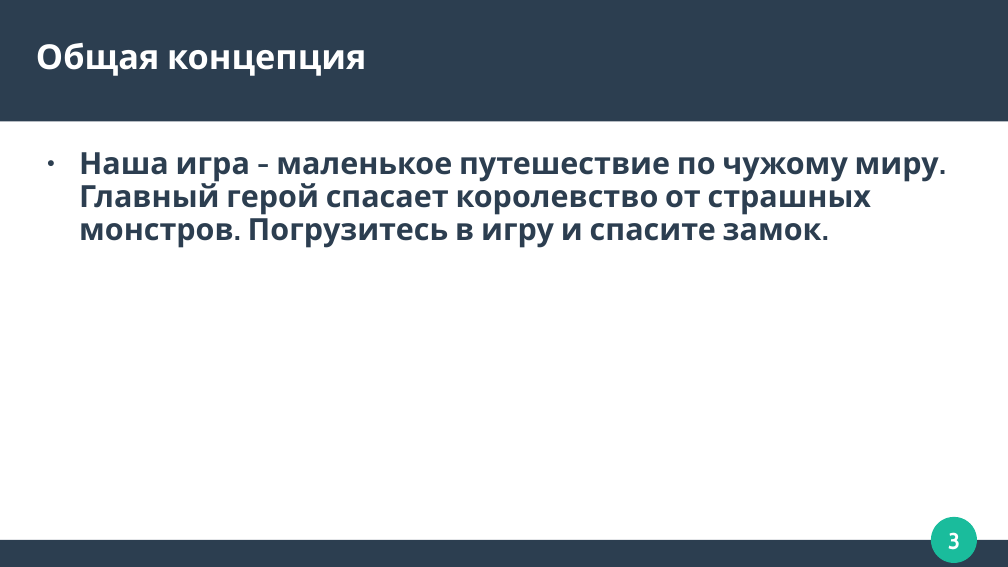
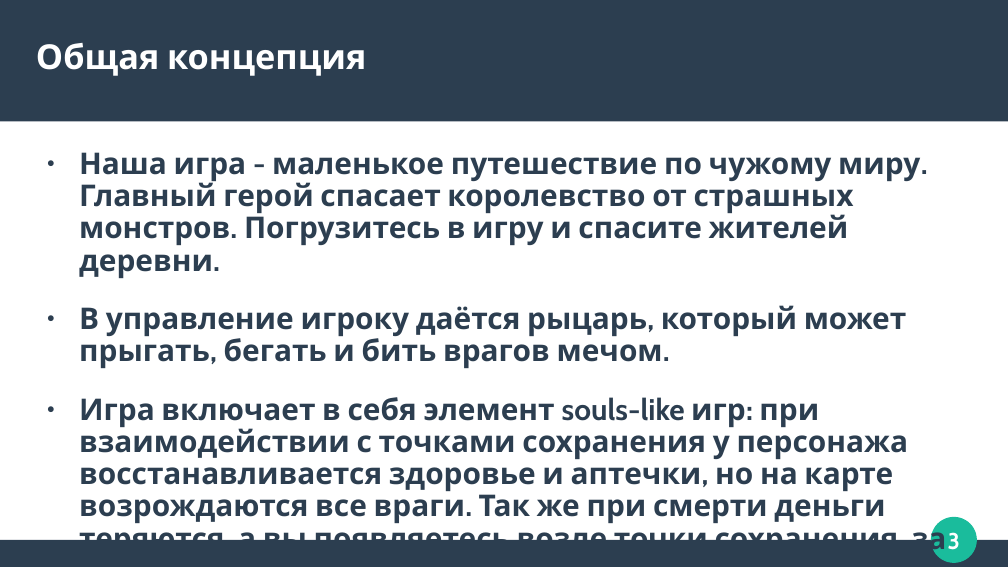
Before and after one commit to dast3rr/pygameproject_2DPlaformer, a slide deck: slide 3 of doc/презентация.pptx. Drawn at 1008x567 pixels with LibreOffice and Linux fonts; fonts in the diff are those of the drawing. Boxes give left, top, right and bottom in pixels: in the first picture for what was removed or moved away, otherwise in the second. Text is boxed around its words. In the diff, an @@ line names an element or a change of style, - is before the commit and + after.

```diff
--- a/doc/презентация.pptx
+++ b/doc/презентация.pptx
@@ text at (79,152,920,540): text changed; size 24 to 23.5 pt @@
-● Наша игра - маленькое путешествие по чужому миру. Главный герой спасает королевство от страшных монстров. Погрузитесь в игру и спасите замок.
+● Наша игра - маленькое путешествие по чужому миру. Главный герой спасает королевство от страшных монстров. Погрузитесь в игру и спасите жителей деревни.
+● В управление игроку даётся рыцарь, который может прыгать, бегать и бить врагов мечом.
+● Игра включает в себя элемент souls-like игр: при взаимодействии с точками сохранения у персонажа восстанавливается здоровье и аптечки, но на карте возрождаются все враги. Так же при смерти деньги теряются, а вы появляетесь возле точки сохранения, за деньгами нужно и идти туда, где вы погибли.
```
Also in this commit, not shown: 2 other slides changed, 3 slides added.
